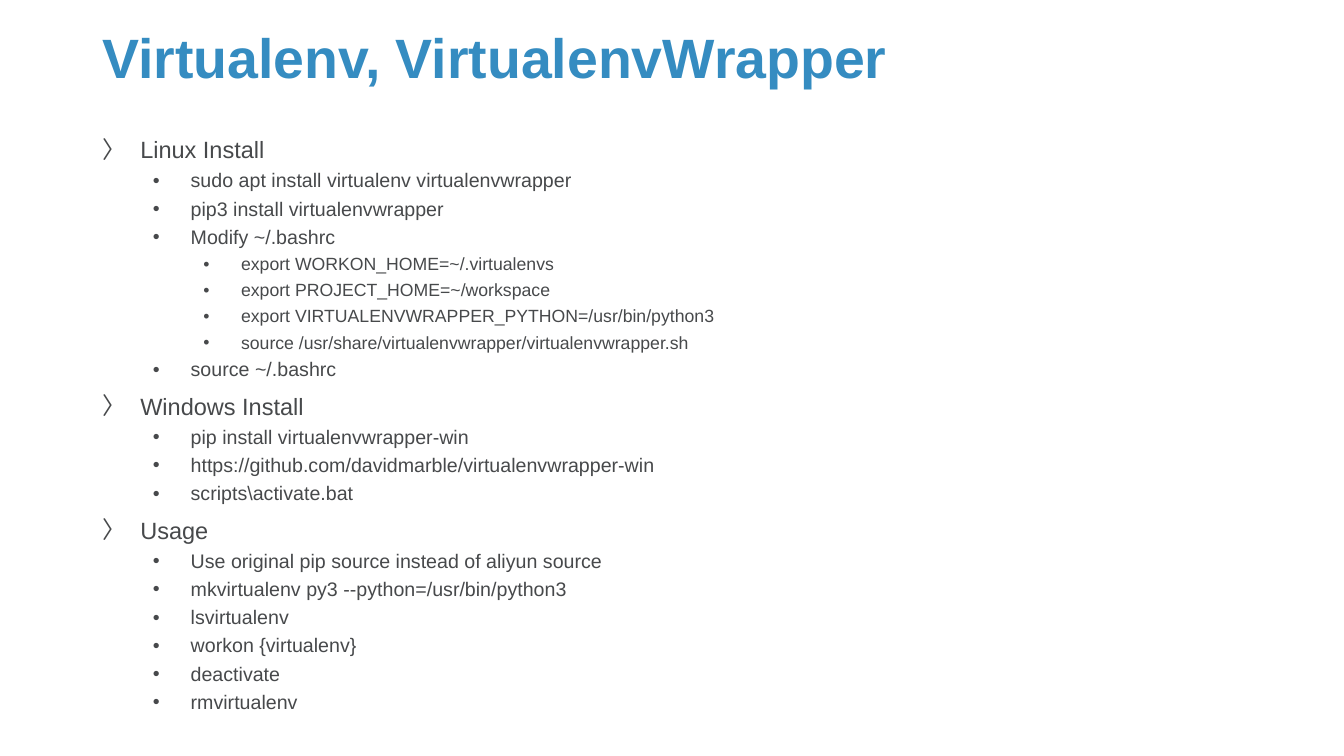
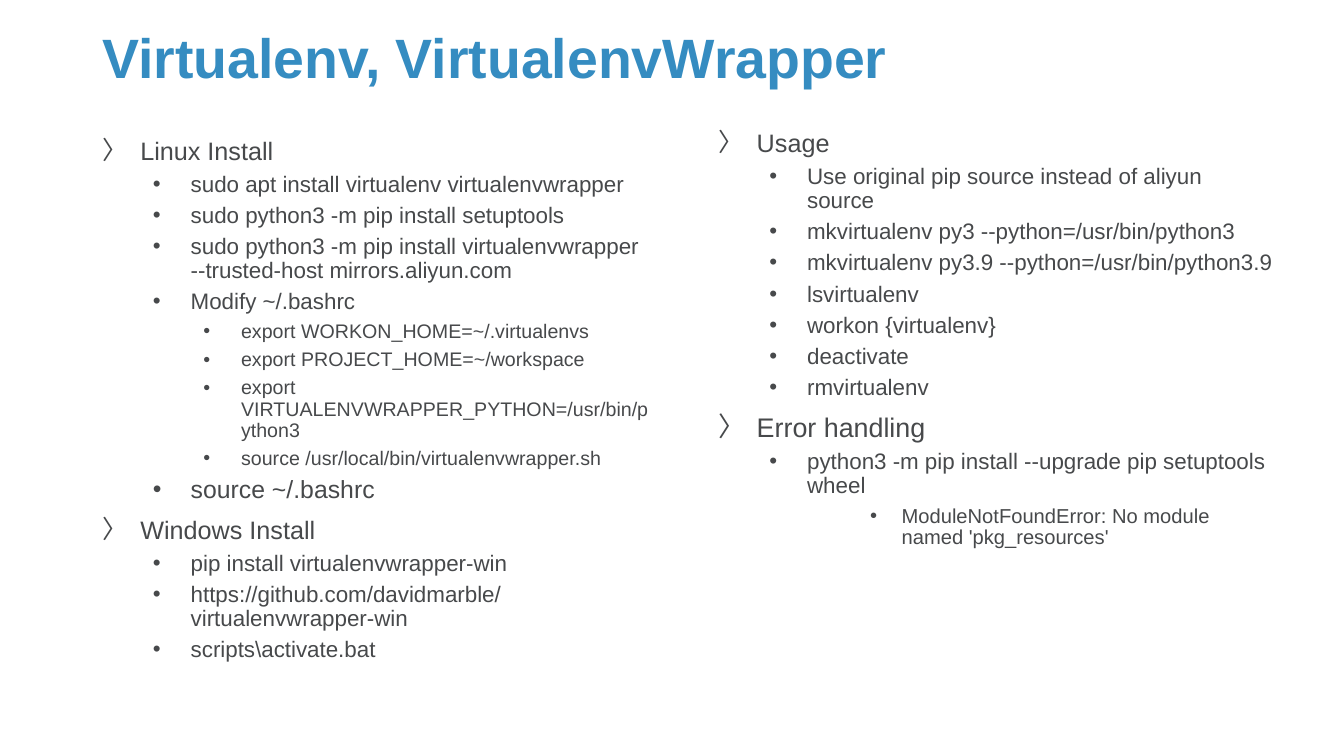
Before and after one commit to Sparks-Lu/TechNotes, a slide deck: slide 6 of Python/Python-Notes.pptx. Drawn at 1344x756 pixels with LibreOffice and Linux fonts; fonts in the diff are those of the drawing; background and template pictures are left out. Boxes give left, top, right and bottom in pixels: in the first picture for what was removed or moved away, otherwise in the second. Text is boxed around its words. In the diff, an @@ line names an element or a change of style, - is before the commit and + after.

```diff
--- a/Python/Python-Notes.pptx
+++ b/Python/Python-Notes.pptx
@@ text at (x1=140, y1=141, x2=648, y2=631): size 16.8 to 18 pt in "Linux Install", "Windows Install"; size 14 to 16 pt in "sudo apt install virtualenv virtualenvwrapper", "Modify ~/.bashrc", "pip install virtualenvwrapper-win", "https://github.com/davidmarble/virtualenvwrapper-win" and 1 more places; size 12.6 to 14 pt in "export WORKON_HOME=~/.virtualenvs", "export PROJECT_HOME=~/workspace", "export VIRTUALENVWRAPPER_PYTHON=/usr/bin/python3"; size 14 to 17.8 pt in "source ~/.bashrc" @@
@@ text added at (x1=757, y1=134, x2=1271, y2=548), 16 pt, text #47494B @@
+〉 Usage
+  • Use original pip source instead of aliyun source
+  • mkvirtualenv py3 --python=/usr/bin/python3
+  • mkvirtualenv py3.9 --python=/usr/bin/python3.9
+  • lsvirtualenv
+  • workon {virtualenv}
+  • deactivate
+  • rmvirtualenv
+〉 Error handling
+  • python3 -m pip install --upgrade pip setuptools wheel
+      • ModuleNotFoundError: No module named 'pkg_resources'
@@ text at (x1=191, y1=206, x2=638, y2=283): text changed; size 14 to 16 pt @@
-  • pip3 install virtualenvwrapper
+  • sudo python3 -m pip install setuptools
+  • sudo python3 -m pip install virtualenvwrapper --trusted-host mirrors.aliyun.com
@@ text at (x1=241, y1=450, x2=601, y2=469): text changed; size 12.6 to 14 pt @@
-    • source /usr/share/virtualenvwrapper/virtualenvwrapper.sh
+    • source /usr/local/bin/virtualenvwrapper.sh
@@ text at (x1=140, y1=523, x2=602, y2=709): paragraphs removed @@
-〉 Usage
-  • Use original pip source instead of aliyun source
-  • mkvirtualenv py3 --python=/usr/bin/python3
-  • lsvirtualenv
-  • workon {virtualenv}
-  • deactivate
-  • rmvirtualenv
```
Also in this commit, not shown: 10 other slides changed, 19 slides added.
